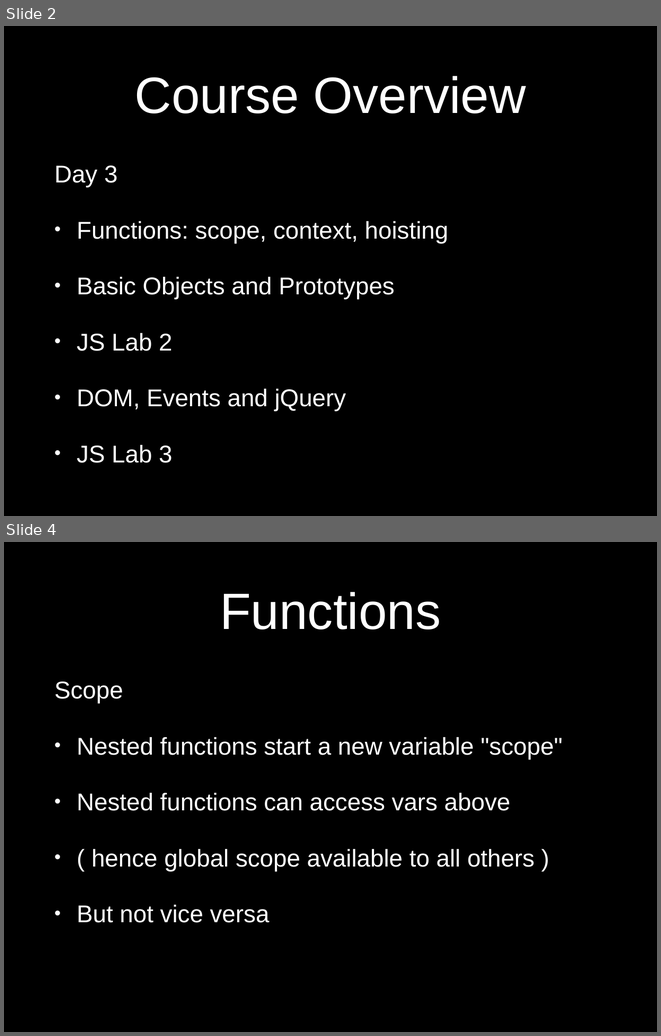
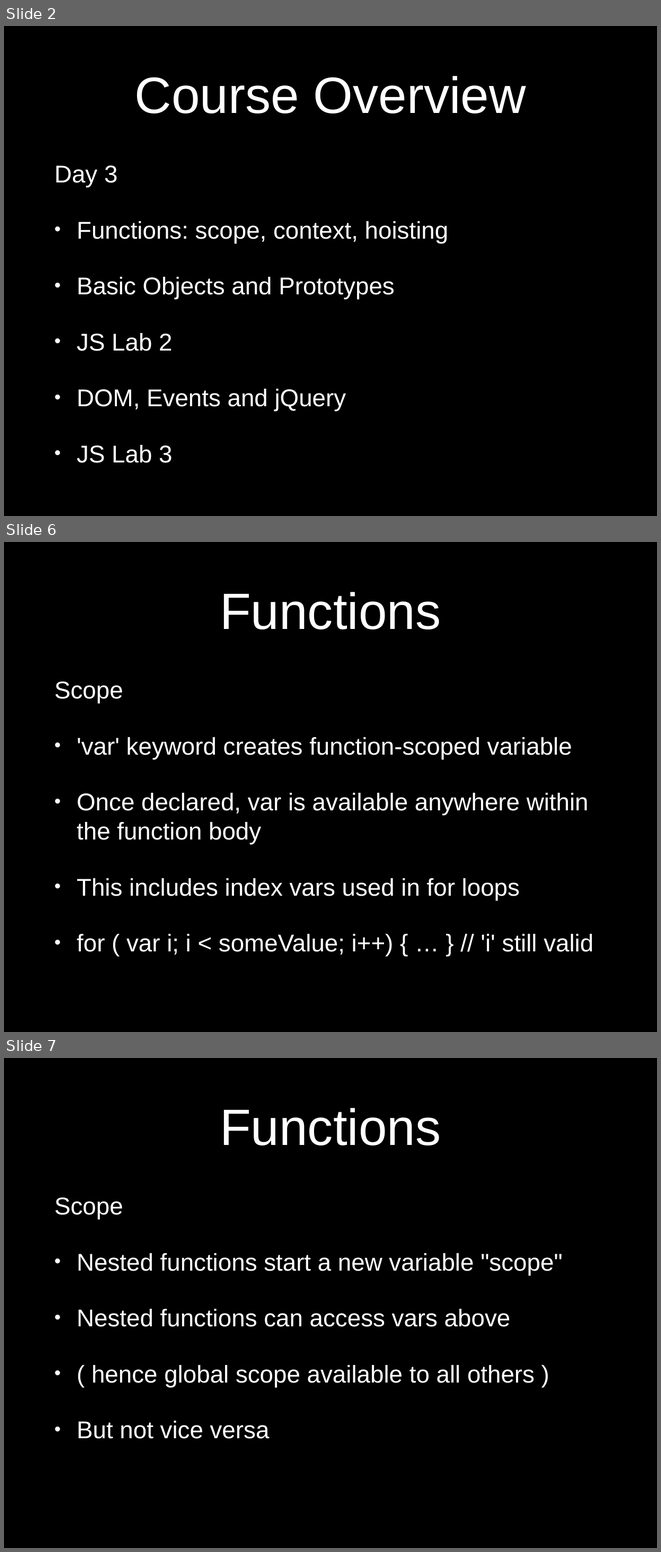
Before and after one commit to eliasjames/training-web-dev, a slide deck: intro-to-web-dev/slides/powerpoint/day3.pptx. Shown one above the other, each under a label of ours: slides 2 and 4 before the commit, slides 2, 6 and 7 after it; the slides between them are not shown. The pictures are 661x1036 and 661x1552 pixels, drawn with LibreOffice and Linux fonts; fonts in the diff are those of the drawing. Boxes give left, top, right and bottom in pixels: in the first picture for what was removed or moved away, otherwise in the second. Text is boxed around its words. In the diff, an @@ line names an element or a change of style, - is before the commit and + after.

```diff
--- a/intro-to-web-dev/slides/powerpoint/day3.pptx
+++ b/intro-to-web-dev/slides/powerpoint/day3.pptx
@@ slide 6 added at [4,542,657,1032], background #000000 @@
@@ title added at [220,592,441,629], 80 pt, text #FFFFFF @@
+Functions
@@ text added at [54,681,593,956], 38 pt, text #FFFFFF @@
+Scope
+• 'var' keyword creates function-scoped variable
+• Once declared, var is available anywhere within the function body
+• This includes index vars used in for loops
+• for ( var i; i < someValue; i++) { … } // 'i' still valid
@@ what was slide 4 is now slide 7 @@
```
Also in this commit, not shown: 6 slides changed, 10 other slides added, 3 slides removed.
